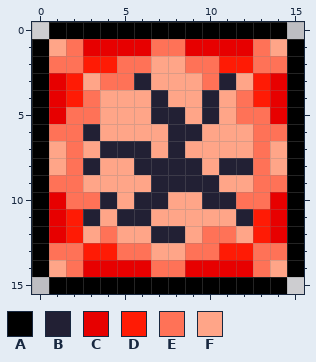
Pixel-art sprite: Content/Buffs/Debuffs/Shattered.png. The picture above is the old version.
The file is 32x32 pixels, drawn in blocks of 2x2; one block is one cell here.
Palette (. is transparent): A #000000  B #222034  C #e70000  D #ff1b05  E #ff7257  F #ffa588
Pixels before, first column x 0:
 0 .AAAAAAAAAAAAAA.
 1 AFECCCCEECCCCEFA
 2 AEEDDEEFFEEDDEEA
 3 ACDFEEBFFFEBFDCA
 4 ACDEFFFBFFBFEDCA
 5 ACEEFFFBBFBFEECA
 6 AEEBFFFFBBFFFEEA
 7 AFEFBBBFBFFFFEFA
 8 AFEBFFBBBBFBBEFA
 9 AEEFFFFBBBBFFEEA
10 ACEEBFBBFFBBEECA
11 ACDBFBBFFFFFBDCA
12 ACDFEFFBBFEEFDCA
13 AEEDDEEFFEEDDEEA
14 AFECCCCEECCCCEFA
15 .AAAAAAAAAAAAAA.
Now the later version:
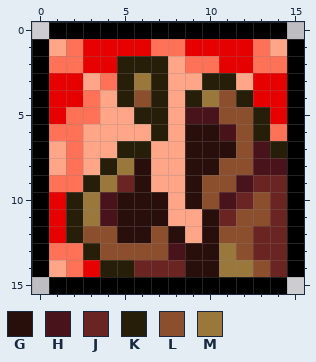
Colours new in this view: G #290f0c  H #49131b  J #6a2421  K #261e08  L #8c4f2e  M #9a783c
Changes in this commit:
The author changed colour D to colour C in row 2 at x 3 to 4 and 11 to 12; in rows 3 to 4 at x 2 and 13.
The author changed colour B to colour F in row 5 at x 8; in row 6 at x 3 and 8; in row 7 at x 4 and 8; in row 8 at x 3 and 7 to 8; in row 9 at x 7 to 8.
The author changed colour B to colour G in row 6 at x 9; in row 8 at x 6 and 9; in row 9 at x 9; in row 10 at x 6 to 7; in row 11 at x 5 to 6; in row 12 at x 8.
The author changed colour C to colour G in row 14 at x 9 to 10.
The author changed colour E to colour G in row 12 at x 10; in row 13 at x 9 to 10.
The author changed colour F to colour G in row 6 at x 10; in row 7 at x 9 to 11; in row 8 at x 10; in row 9 at x 6; in row 10 at x 5 and 9; in row 11 at x 7 and 10.
The author changed colour F to colour G in row 12 at x 5 to 6.
The author changed colour B to colour H in row 5 at x 10; in row 10 at x 4 and 11.
The author changed colour E to colour H in rows 7 to 8 at x 13.
The author changed colour F to colour H in row 5 at x 9; in row 6 at x 11; in row 8 at x 14; in row 9 at x 12; in row 11 at x 4; in row 13 at x 8.
The author changed colour C to colour J in rows 10 to 12 at x 14; in row 14 at x 6.
The author changed colour D to colour J in row 12 at x 13.
The author changed colour E to colour J in row 9 at x 13 to 14; in row 10 at x 12; in row 13 at x 13 to 14; in row 14 at x 7 to 8.
The author changed colour F to colour J in row 9 at x 5; in row 11 at x 11; in row 14 at x 14.
The author changed colour B to colour K in row 3 at x 11; in rows 4 to 5 at x 7; in row 7 at x 5 to 6.
The author changed colour C to colour K in row 14 at x 4 to 5.
The author changed colour D to colour K in rows 11 to 12 at x 2; in row 13 at x 3.
The author changed colour E to colour K in row 2 at x 5 to 6; in row 3 at x 5 and 10; in row 4 at x 12; in rows 5 to 6 at x 13; in row 10 at x 2.
The author changed colour F to colour K in rows 2 to 3 at x 7; in row 4 at x 5 and 9; in row 5 at x 6; in row 6 at x 7; in row 7 at x 14; in row 8 at x 4.
The author changed colour F to colour K in row 9 at x 3.
The author changed colour B to colour L in row 8 at x 11 to 12; in rows 9 to 10 at x 10; in row 11 at x 12; in row 12 at x 7.
The author changed colour D to colour L in row 11 at x 13; in row 13 at x 4 and 12.
The author changed colour E to colour L in row 5 at x 12; in row 10 at x 13; in row 12 at x 4 and 11; in row 13 at x 5 to 6; in row 14 at x 13.
The author changed colour F to colour L in row 4 at x 6 and 11; in row 5 at x 11; in rows 6 to 7 at x 12; in row 9 at x 11; in row 12 at x 3 and 12; in row 13 at x 7.
The author changed colour B to colour M in row 3 at x 6; in row 4 at x 10; in row 11 at x 3.
The author changed colour C to colour M in row 14 at x 11 to 12.
The author changed colour D to colour M in row 13 at x 11.
The author changed colour E to colour M in row 10 at x 3.
The author changed colour F to colour M in row 8 at x 5; in row 9 at x 4.
Changed places in both pictures, as pixel boxes (x1, y1, x2, y2):
changed: (66, 56, 287, 277)
